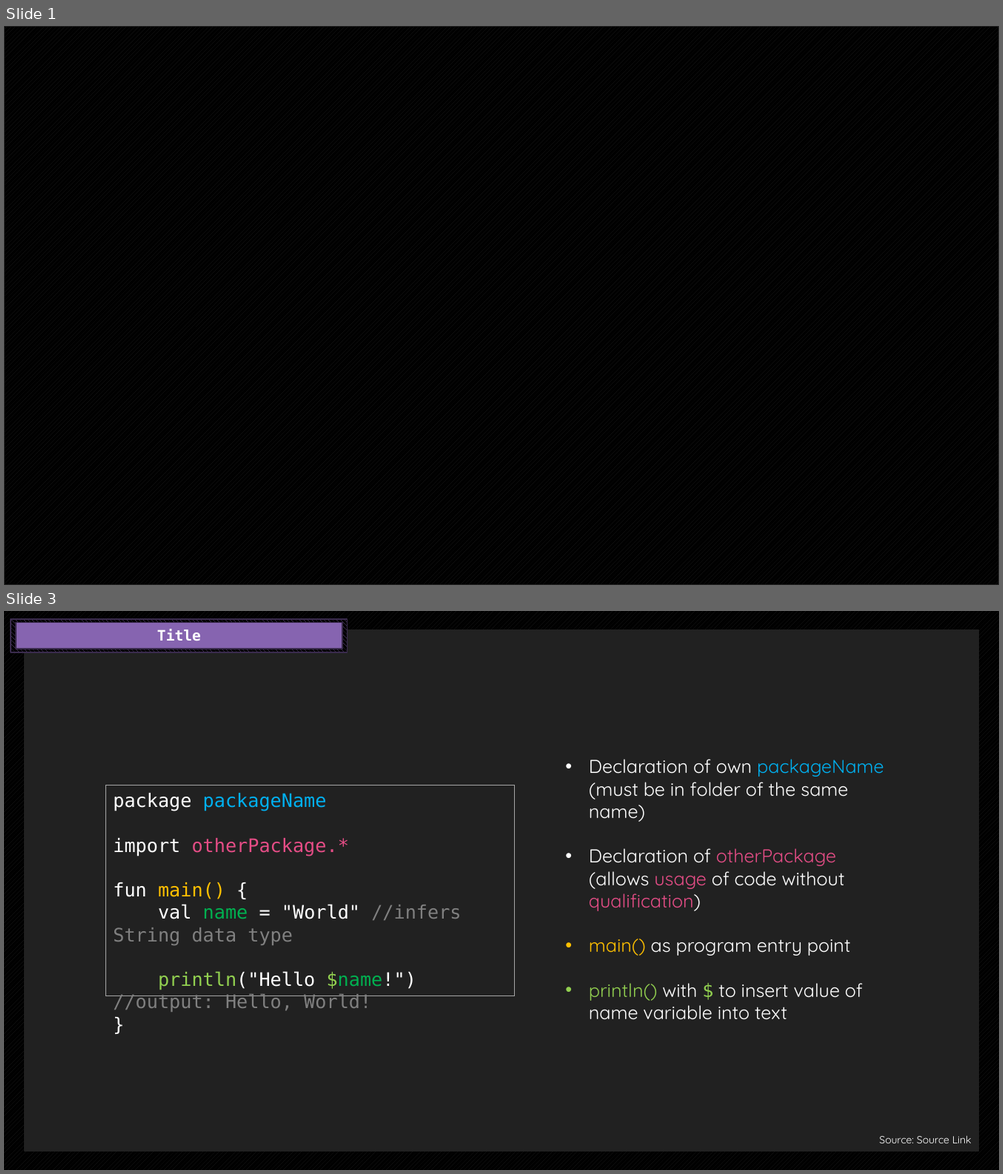
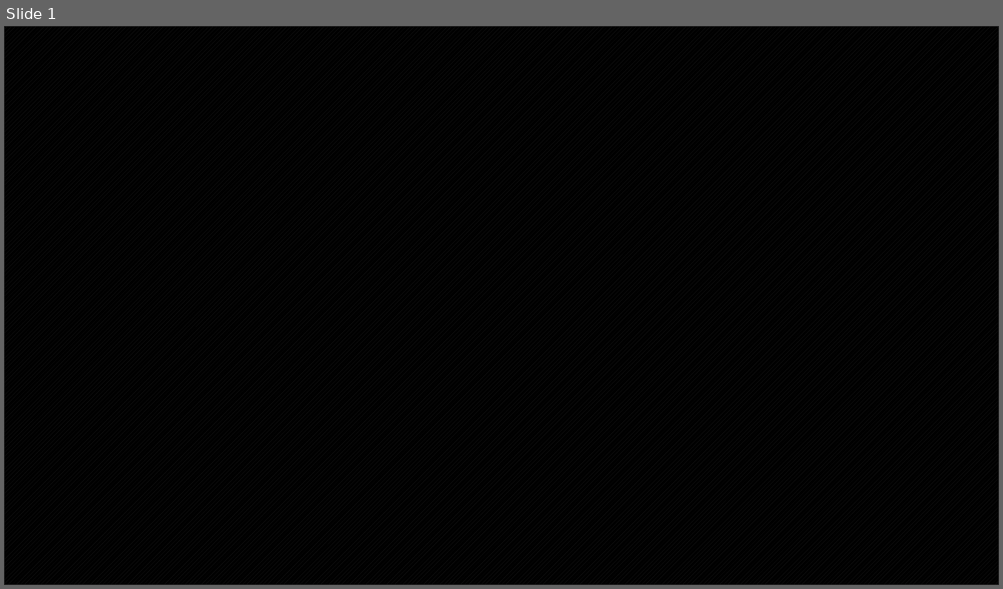
Before and after one commit to endorivium/informational-mastery, a slide deck: SQS/Präsentation.pptx. Shown one above the other, each under a label of ours: slides 1 and 3 before the commit, slide 1 after it; the slides between them are not shown. The pictures are 1003x1174 and 1003x589 pixels, drawn with LibreOffice and Linux fonts; fonts in the diff are those of the drawing; background and template pictures are left out. Boxes give left, top, right and bottom in pixels: in the first picture for what was removed or moved away, otherwise in the second. Text is boxed around its words. In the diff, an @@ line names an element or a change of style, - is before the commit and + after.

```diff
--- a/SQS/Präsentation.pptx
+++ b/SQS/Präsentation.pptx
@@ slide 3 removed at [4,611,999,1170], background pattern #212121 on #000000 @@
@@ rectangle removed at [11,619,347,652] @@
@@ rectangle removed at [16,622,343,648] @@
-Title
@@ rectangle removed at [24,630,979,1152] @@
@@ text removed at [589,759,883,1020] @@
-• Declaration of own packageName (must be in folder of the same name)
-• Declaration of otherPackage (allows usage of code without qualification)
-• main() as program entry point
-• println() with $ to insert value of name variable into text
@@ rectangle removed at [105,786,514,997] @@
-package packageName
-import otherPackage.*
-fun main() {
-val name = "World" //infers String data type
-println("Hello $name!") //output: Hello, World!
-}
@@ text removed at [879,1136,971,1144] @@
-Source: Source Link
```
Also in this commit, not shown: 1 slide changed, 18 slides added, 8 other files.
